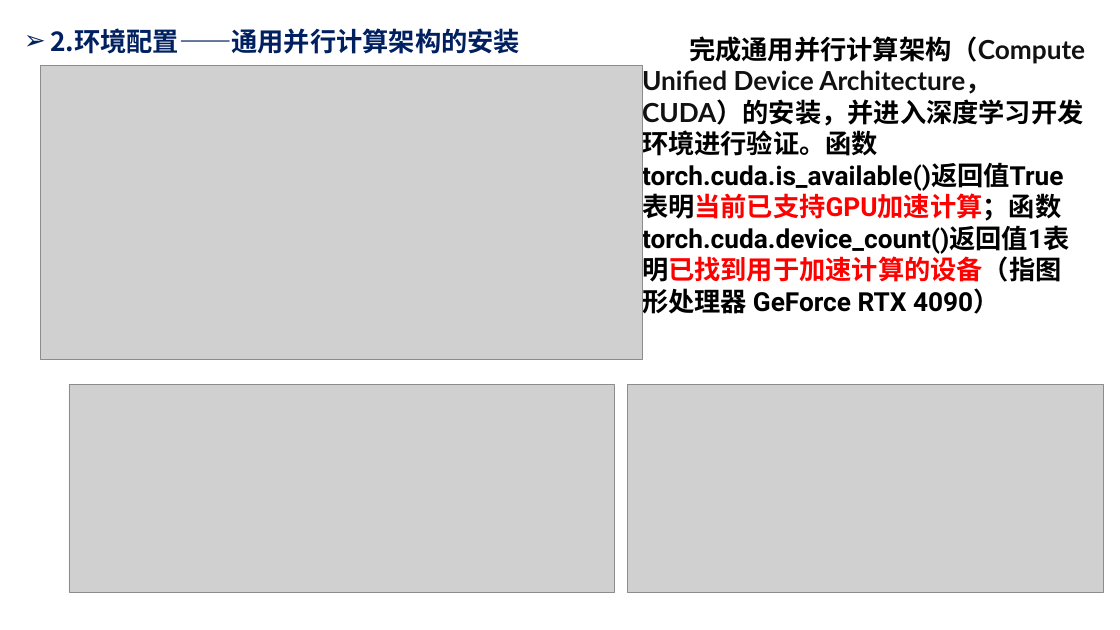
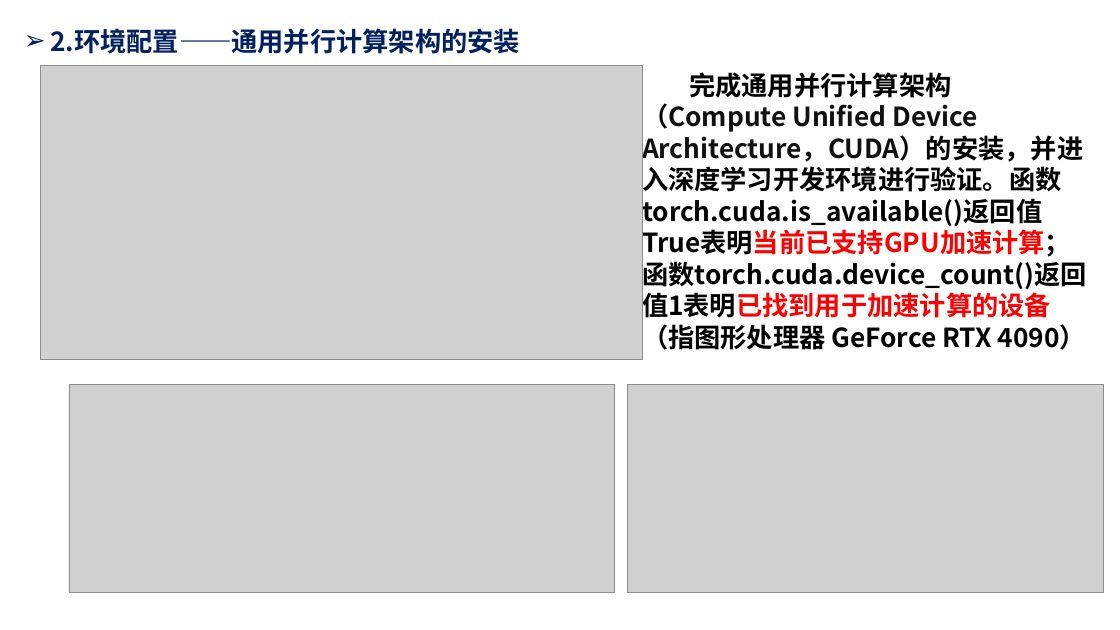
Before and after one commit to Humble-Engineer/Reports, a slide deck: slide 3 of 2024年/周报20240329.pptx. Drawn at 1120x630 pixels with LibreOffice and Linux fonts; fonts in the diff are those of the drawing; grey boxes stand for pictures. Boxes give left, top, right and bottom in pixels: in the first picture for what was removed or moved away, otherwise in the second. Text is boxed around its words. In the diff, an @@ line names an element or a change of style, - is before the commit and + after.

```diff
--- a/2024年/周报20240329.pptx
+++ b/2024年/周报20240329.pptx
@@ text "完成通用并行计算架构（Compute Unified Device Architecture，CUDA）的安装，并进入深 ...": place and size @@
-text "完成通用并行计算架构（Compute Unified Device Architecture，CUDA）的安装，并进入深 ..." at bbox=[642, 36, 1085, 318]
+text "完成通用并行计算架构（Compute Unified Device Architecture，CUDA）的安装，并进入深 ..." at bbox=[642, 72, 1087, 354]
@@ text "完成通用并行计算架构（Compute Unified Device Architecture，CUDA）的安装，并进入深 ..." at bbox=[642, 72, 1087, 354]: font Roboto to Noto Sans CJK SC in "完成通用并行计算架构（Compute Architecture，CUDA）的安装，并进入深度学习开发环境进行验证。函数t ..."; font Lato to Noto Sans CJK SC in "完成通用并行计算架构（Compute Unified Device Architecture，CUDA）的安装，并进入深 ..." @@
```
Also in this commit, not shown: 3 other slides changed.
